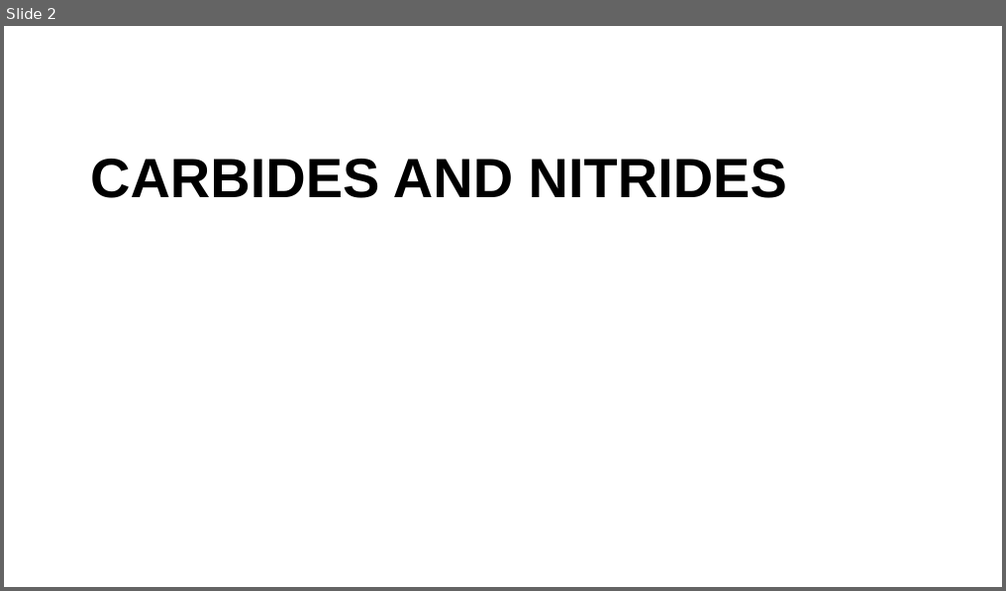
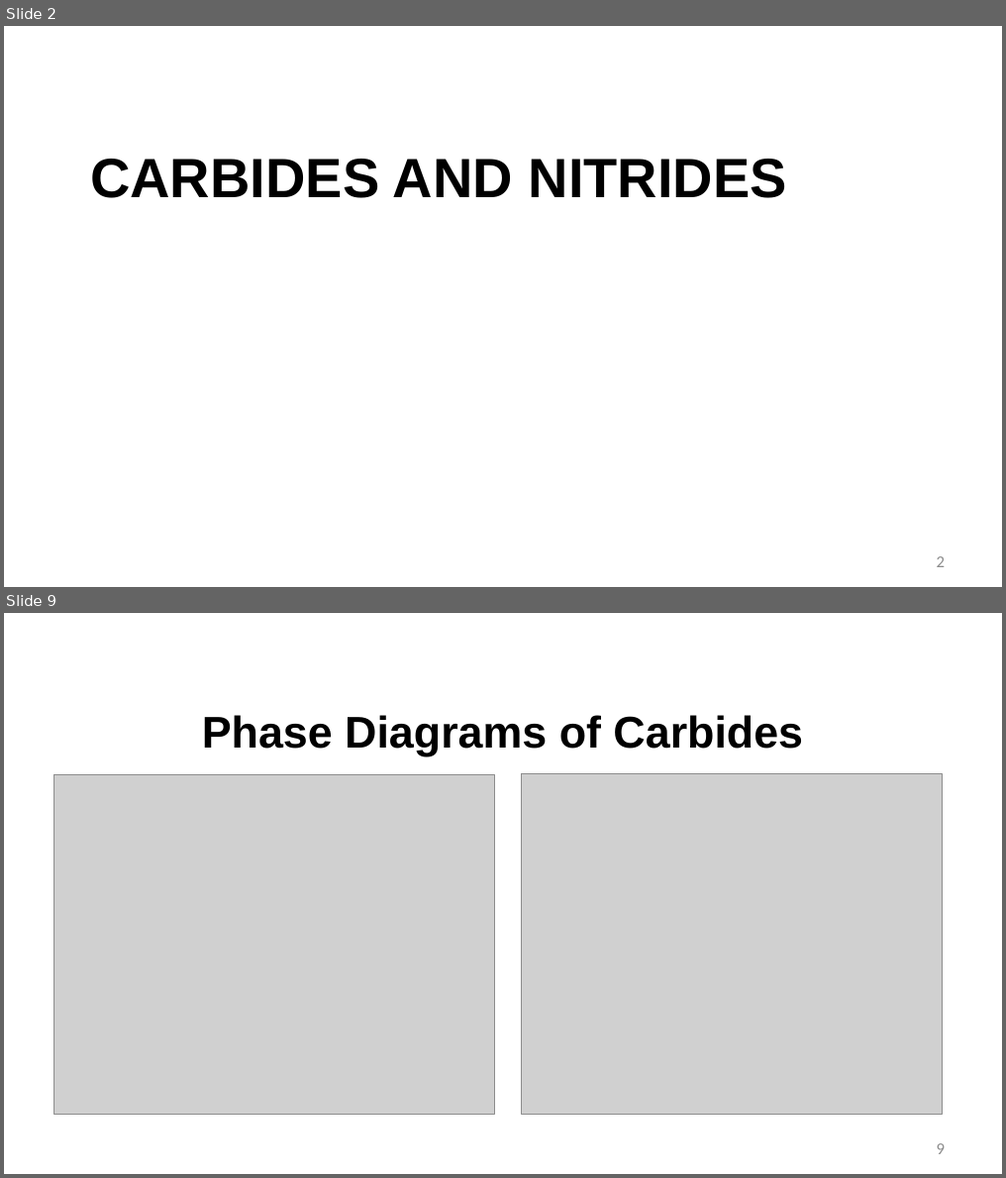
Before and after one commit to benbeeler/TEACHING, a slide deck: Advanced Reactor Materials/LecX_carbide_nitride.pptx. Shown one above the other, each under a label of ours: slide 2 before the commit, slides 2 and 9 after it; the slides between them are not shown. The pictures are 1006x591 and 1006x1178 pixels, drawn with LibreOffice and Linux fonts; fonts in the diff are those of the drawing; grey boxes stand for pictures; background and template pictures are left out. Boxes give left, top, right and bottom in pixels: in the first picture for what was removed or moved away, otherwise in the second. Text is boxed around its words. In the diff, an @@ line names an element or a change of style, - is before the commit and + after.

```diff
--- a/Advanced Reactor Materials/LecX_carbide_nitride.pptx
+++ b/Advanced Reactor Materials/LecX_carbide_nitride.pptx
@@ slide 9 added at (4, 613, 1002, 1174), background #FFFFFF @@
@@ title added at (202, 715, 803, 757), 42.7 pt, text #000000, bold @@
+Phase Diagrams of Carbides
@@ picture added at (54, 774, 495, 1114) @@
@@ picture added at (522, 774, 943, 1115) @@
@@ page number added at (937, 1144, 944, 1155), 16 pt, text #8C8C8C @@
+9
@@ slide 2 changed as well @@
@@ page number added at (937, 557, 944, 568), 16 pt, text #8C8C8C @@
+2
```
Also in this commit, not shown: 1 other slide changed, 8 other slides added, 2 other files.
